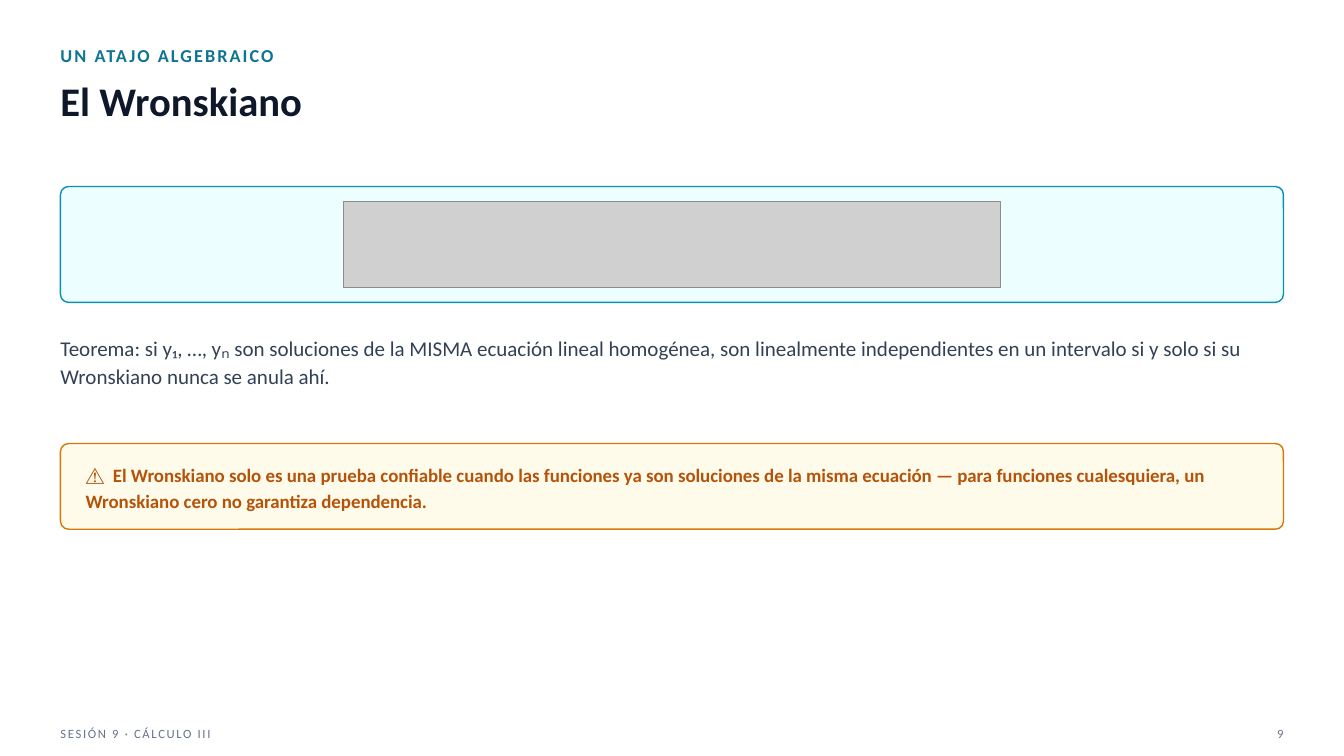
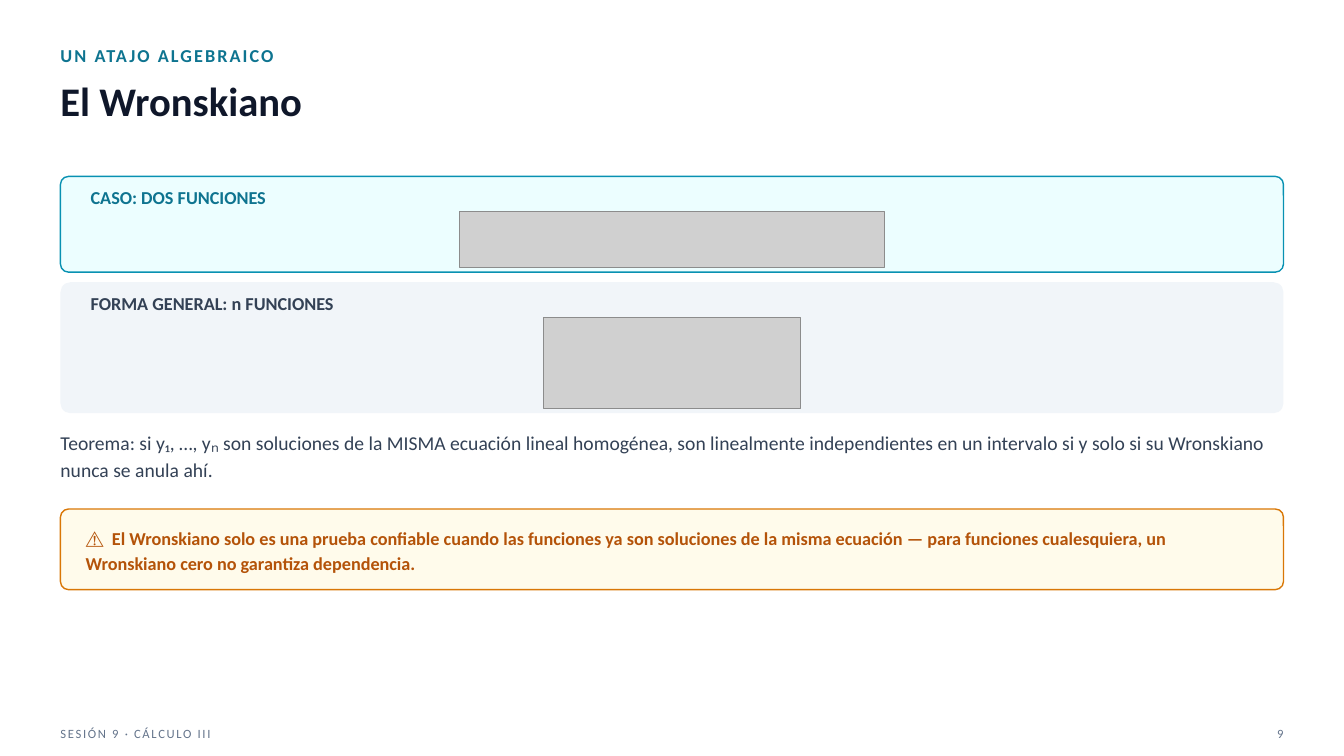
Before and after one commit to SernaEd/FirmsSimulationClass, a slide deck: slide 9 of sesion9/Sesion9_Teoria_Preliminar_Claro.pptx. Drawn at 1344x756 pixels with LibreOffice and Linux fonts; fonts in the diff are those of the drawing; grey boxes stand for pictures. Boxes give left, top, right and bottom in pixels: in the first picture for what was removed or moved away, otherwise in the second. Text is boxed around its words. In the diff, an @@ line names an element or a change of style, - is before the commit and + after.

```diff
--- a/sesion9/Sesion9_Teoria_Preliminar_Claro.pptx
+++ b/sesion9/Sesion9_Teoria_Preliminar_Claro.pptx
@@ rounded rectangle: place and size @@
-rounded rectangle at [60, 187, 1284, 302]
+rounded rectangle at [60, 176, 1284, 272]
@@ rounded rectangle at [60, 176, 1284, 272]: proportions changed @@
@@ text added at [91, 192, 266, 204], 13 pt, text #0E7490, bold @@
+CASO: DOS FUNCIONES
@@ picture: place and size @@
-picture at [343, 202, 1000, 287]
+picture at [460, 212, 885, 267]
@@ rounded rectangle added at [60, 282, 1284, 413], fill #F1F5F9 @@
@@ text added at [91, 298, 333, 310], 13 pt, text #334155, bold @@
+FORMA GENERAL: n FUNCIONES
@@ picture added at [543, 318, 801, 408] @@
@@ text "Teorema: si y₁, …, yₙ ...": place and size @@
-text "Teorema: si y₁, …, yₙ ..." at [60, 341, 1240, 384]
+text "Teorema: si y₁, …, yₙ ..." at [60, 436, 1263, 477]
@@ text "Teorema: si y₁, …, yₙ ..." at [60, 436, 1263, 477]: size 15 to 14 pt @@
@@ rounded rectangle at [60, 509, 1284, 590]: proportions changed @@
@@ rounded rectangle: place and size @@
-rounded rectangle at [60, 444, 1284, 529]
+rounded rectangle at [60, 509, 1284, 590]
@@ text "⚠ El Wronskiano solo es ...": place and size @@
-text "⚠ El Wronskiano solo es ..." at [86, 468, 1204, 511]
+text "⚠ El Wronskiano solo es ..." at [86, 532, 1166, 573]
@@ text "⚠ El Wronskiano solo es ..." at [86, 532, 1166, 573]: size 13.5 to 13 pt @@
```
Also in this commit, not shown: 4 other slides changed, 1 slide added, 2 other files.
